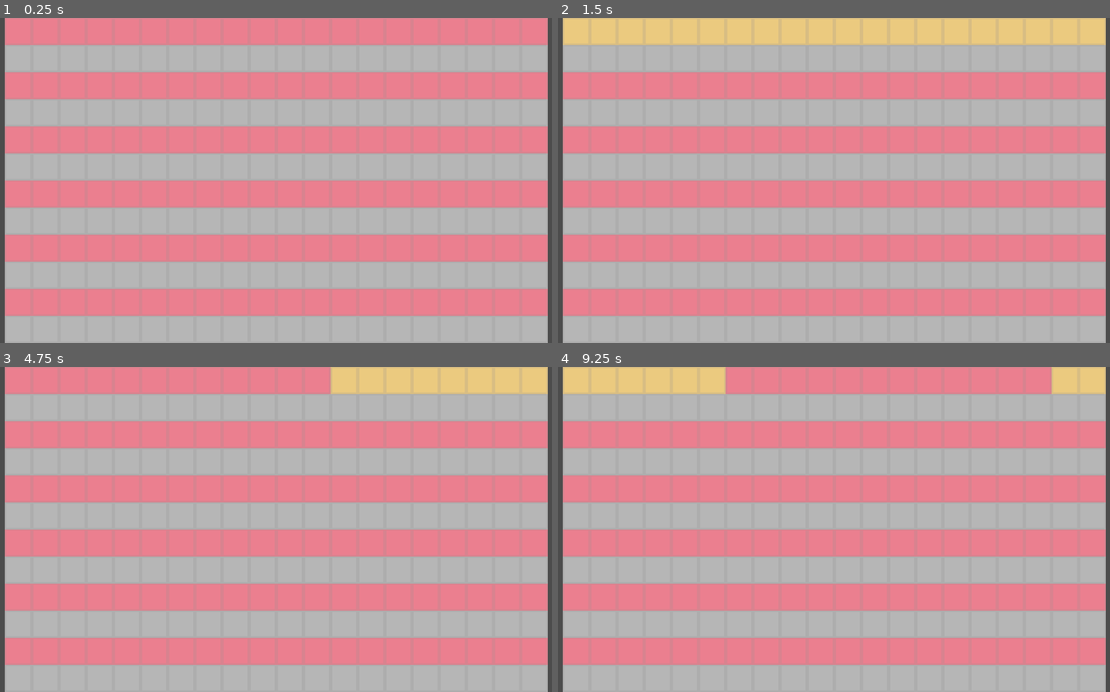
Above: before the commit, frames 1-4 (two rows, left to right).
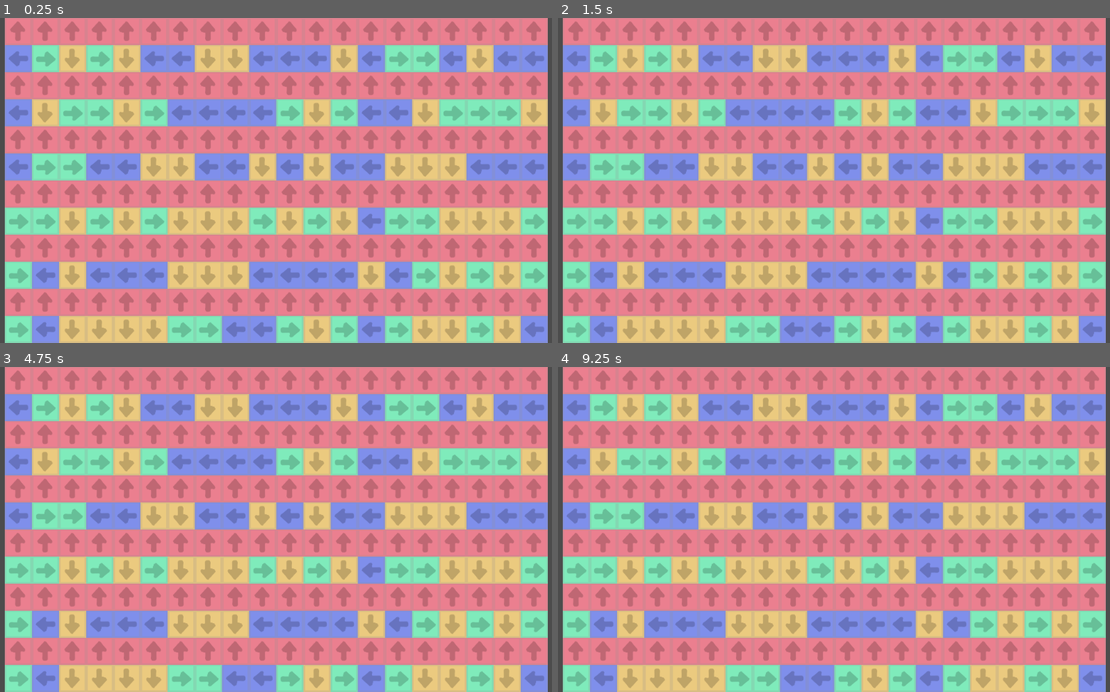
Above: after the commit, the same moments.

Repository: abcalceta/WGJ_Fix-the-Pixel
Game: Godot game, scene res://Main.tscn
Same seed, same stepped clock (60 frames per second), same inputs: the game is played once before the commit and once after it.
Inputs (mouse positions are in pixels of both pictures, inside the frame that each line leads up to):
- Up to frame 1 (0.25 s): no input
- Up to frame 2 (1.5 s): tap Enter at 0.5 s; move the mouse to (574, 31) at 0.52 s; click (574, 31) at 0.6 s; right-click (574, 31) at 0.8 s; move the mouse to (602, 31) at 1.27 s; right-click (602, 31) at 1.35 s
- Up to frame 3 (4.75 s): tap Left (blue, bound only after the commit) at 1.55 s; tap Space at 2, 3.5 s; move the mouse to (71, 380) at 2.02 s; hold Left (blue, bound only after the commit) 2.03-2.78 s; tap Right (green, bound only after the commit) at 2.3, 2.85 s; tap Enter at 2.75, 4.25 s; move the mouse to (99, 380) at 2.77 s; tap Up (red, bound only after the commit) at 3.05 s; move the mouse to (126, 380) at 3.52 s; hold Up (red, bound only after the commit) 3.53-4.28 s; tap Down (yellow, bound only after the commit) at 3.8, 4.35 s; move the mouse to (154, 380) at 4.27 s; click (154, 380) at 4.55 s
- Up to frame 4 (9.25 s): move the mouse to (740, 380) at 5.02 s; click (740, 380) at 5.1 s; right-click (740, 380) at 5.3 s; move the mouse to (767, 380) at 5.77 s; right-click (767, 380) at 5.85 s; tap Left (blue, bound only after the commit) at 6.05 s; tap Space at 6.5 s; move the mouse to (795, 380) at 6.52 s; hold Left (blue, bound only after the commit) 6.53-7.28 s; tap Right (green, bound only after the commit) at 6.8, 7.35 s; move the mouse to (822, 380) at 7.27 s; tap Up (red, bound only after the commit) at 7.55 s; move the mouse to (850, 380) at 8.02 s; hold Up (red, bound only after the commit) 8.03-8.78 s; tap Down (yellow, bound only after the commit) at 8.3, 8.85 s; move the mouse to (872, 380) at 8.77 s; click (872, 380) at 9.05 s

The runs differ from the first frame. In frame 1, 59% of the frame differs, in the area x 0-100%, y 1-100%; in frame 2, 65%, in the area x 0-100%, y 0-100%; in frame 3, 61%; in frame 4, 61%.

Commit message:
added colors

Diff:
--- a/Grid.gd
+++ b/Grid.gd
@@ -12,7 +12,7 @@
 var xOffset = 10
 var yOffset = 0
 
-var speed = 0.1
+var speed = 0.0005
 var speedFast = 0.01
 
 func _ready():
@@ -82,7 +82,7 @@
 			if grid[n[0]] [n[1]-1] == targetColor:
 				grid[n[0]] [n[1]-1] = replacementColor
 				Q.append([n[0],n[1]-1])
-		yield(get_tree().create_timer(0.01), "timeout")
+		yield(get_tree().create_timer(speed), "timeout")
 		globals.fillSize+=1
 	globals.noClicks = false
 	return
--- a/Main.gd
+++ b/Main.gd
@@ -6,35 +6,64 @@
 	add_child(grid)
 	#triStripe()
 	redHorizontalStripe()
+	#randomColor()
 	pass
 
 func _process(delta):
+	var complete = false
+	for x in range(1,5):
+		if checkIfSameColor(x):
+			complete = true
+			break
+	if complete:
+		randomColor()
 	pass
+
+
+func checkIfSameColor(color):
+	for x in range(grid.gridHeight):
+		for y in range(grid.gridWidth):
+			if grid.grid[x][y] != color:
+				return false
+	return true
+
+func randomColor(except=0):
+	for x in range(grid.gridHeight):
+		for y in range(grid.gridWidth):
+			var color = 1+randi()%4
+			while color == except:
+				color = 1+randi()%4
+			grid.grid[x][y] = color
+
 
 func triStripe():
 	for x in range(grid.gridHeight):
 		for y in range(grid.gridWidth):
-			grid.grid[x][y] = x%3
+			grid.grid[x][y] = x%4
 
 func redHorizontalStripe():
+	randomColor(1)
 	for x in range(grid.gridHeight):
 		for y in range(grid.gridWidth):
 			if x%2==0:
 				grid.grid[x][y] = 1
 
 func yellowHorizontalStripe():
+	randomColor()
 	for x in range(grid.gridHeight):
 		for y in range(grid.gridWidth):
 			if x%2==0:
 				grid.grid[x][y] = 2
 
 func redVerticalStripe():
+	randomColor()
 	for x in range(grid.gridHeight):
 		for y in range(grid.gridWidth):
 			if x%2==0:
 				grid.grid[x][y] = 1
 
 func yellowVerticalStripe():
+	randomColor()
 	for x in range(grid.gridHeight):
 		for y in range(grid.gridWidth):
 			if y%2==0:
--- a/Pixel.gd
+++ b/Pixel.gd
@@ -17,7 +17,8 @@
 	elif isToggled:
 		$pixel.modulate = Color(1,1,1)
 
-	if (not globals.noClicks) and isInside and Input.is_action_just_pressed("leftMouseClick"):
+	if ((not globals.noClicks) and isInside and Input.is_action_just_pressed("leftMouseClick")
+		and Input.is_action_pressed("red")):
 		color = 1
 		if not isToggled:
 			#print("clicked")
@@ -25,7 +26,8 @@
 		elif isToggled:
 			#print("clicked2")
 			isToggled = false
-	if (not globals.noClicks) and isInside and Input.is_action_just_pressed("rightMouseClick"):
+	if ((not globals.noClicks) and isInside and Input.is_action_just_pressed("leftMouseClick")
+		and Input.is_action_pressed("yellow")):
 		color = 2
 		if not isToggled:
 			#print("clicked")
@@ -33,6 +35,28 @@
 		elif isToggled:
 			#print("clicked2")
 			isToggled = false
+	if ((not globals.noClicks) and isInside and Input.is_action_just_pressed("leftMouseClick")
+		and Input.is_action_pressed("blue")):
+		color = 3
+		if not isToggled:
+			#print("clicked")
+			isToggled = true
+		elif isToggled:
+			#print("clicked2")
+			isToggled = false
+	if ((not globals.noClicks) and isInside and Input.is_action_just_pressed("leftMouseClick")
+		and Input.is_action_pressed("green")):
+		color = 4
+		if not isToggled:
+			#print("clicked")
+			isToggled = true
+		elif isToggled:
+			#print("clicked2")
+			isToggled = false
+
+
+
+
 
 	if color == 0:
 		$pixel.texture = load("res://pixel.png")
@@ -40,8 +64,15 @@
 		$pixel.texture = load("res://red.png")
 	elif color == 2:
 		$pixel.texture = load("res://yellow.png")
+	elif color == 3:
+		$pixel.texture = load("res://blue.png")
+	elif color == 4:
+		$pixel.texture = load("res://green.png")
+
 
 func _on_StaticBody2D_mouse_entered():
+	$pixel.modulate = Color(0.94,0.94,0.94)
 	isInside = true
 func _on_StaticBody2D_mouse_exited():
+	$pixel.modulate = Color(1,1,1)
 	isInside = false
--- a/project.godot
+++ b/project.godot
@@ -30,9 +30,24 @@
 "events": [ Object(InputEventMouseButton,"resource_local_to_scene":false,"resource_name":"","device":0,"alt":false,"shi …(212 unchanged characters)…
  ]
 }
-rightMouseClick={
+red={
 "deadzone": 0.5,
-"events": [ Object(InputEventMouseButton,"resource_local_to_scene":false,"resource_name":"","device":0,"alt":false,"shift":false,"control":false,"meta":false,"command":false,"button_mask":0,"position":Vector2( 0, 0 ),"global_position":Vector2( 0, 0 ),"factor":1.0,"button_index":2,"pressed":false,"doubleclick":false,"script":null)
+"events": [ Object(InputEventKey,"resource_local_to_scene":false,"resource_name":"","device":0,"alt":false,"shift":false,"control":false,"meta":false,"command":false,"pressed":false,"scancode":16777232,"unicode":0,"echo":false,"script":null)
+ ]
+}
+yellow={
+"deadzone": 0.5,
+"events": [ Object(InputEventKey,"resource_local_to_scene":false,"resource_name":"","device":0,"alt":false,"shift":false,"control":false,"meta":false,"command":false,"pressed":false,"scancode":16777234,"unicode":0,"echo":false,"script":null)
+ ]
+}
+blue={
+"deadzone": 0.5,
+"events": [ Object(InputEventKey,"resource_local_to_scene":false,"resource_name":"","device":0,"alt":false,"shift":false,"control":false,"meta":false,"command":false,"pressed":false,"scancode":16777231,"unicode":0,"echo":false,"script":null)
+ ]
+}
+green={
+"deadzone": 0.5,
+"events": [ Object(InputEventKey,"resource_local_to_scene":false,"resource_name":"","device":0,"alt":false,"shift":false,"control":false,"meta":false,"command":false,"pressed":false,"scancode":16777233,"unicode":0,"echo":false,"script":null)
  ]
 }
 
Binary file added: blue.png
Binary file added: green.png
Not shown, added: green.png.import
Binary file changed: red.png
Binary file changed: yellow.png
Not shown, added: blue.png~
Not shown, added: green.png~
Not shown, changed: pixel.kra
Not shown, added: pixel.kra~
Not shown, added: red.png~
Not shown, added: yellow.png~
